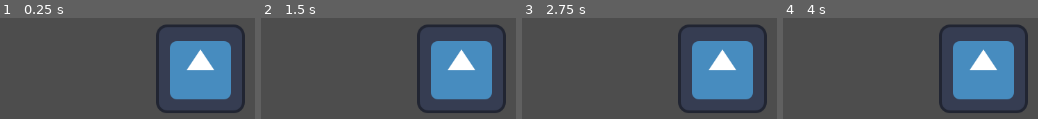
Above: before the commit, frames 1-4 (left to right).
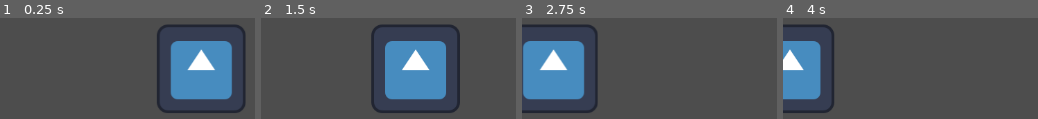
Above: after the commit, the same moments.

Repository: devkraoo/Gist
Game: Godot game, scene res://examples/BasicExample.tscn
The game is run twice, just before and just after one commit, with the same random seed, the same clock (stepped at 60 frames per second) and the same inputs. The project has no main scene, so this scene is started directly. The engine's default icon, where the game draws it, is replaced by a stand-in: a white triangle on a blue panel in a dark square.
Inputs:
- Up to frame 1 (0.25 s): no input
- Up to frame 2 (1.5 s): tap Enter at 0.5 s
- Up to frame 3 (2.75 s): no input
- Up to frame 4 (4 s): tap Space at 3.5 s

The runs differ from the first frame. In frame 1, 1.4% of the frame differs, in the area x 61-97%, y 9-92%; in frame 2, 26%; in frame 3, 34%, in the area x 0-97%, y 6-95%; in frame 4, 28%.
Error in both runs: Invalid access to property or key 'scene_file_path' on a base object of type 'Dictionary'. (res://src/core/Skeleton.gd:10)

Commit message:
Fixed getter/setter error in PropertyAccessor; now properly using the indexed reflection function

Diff:
--- a/src/Utils/PropertyAccessor.gd
+++ b/src/Utils/PropertyAccessor.gd
@@ -5,22 +5,22 @@
 
 func _init(builder: Builder):
 	target = builder.target
-	property = builder.property
+	property = ":".join(builder.properties)
 
 func setter(value):
-	target.set(property, value)
+	target.set_indexed(property, value)
 
 func getter():
-	return target.get(property)
+	return target.get_indexed(property)
 
 class Builder:
 	var target: Object
-	var property: String
+	var properties: Array[String] = []
 
 	func _init(_target: Object, _property: StringName):
 		target = _target
-		property = str(_property)
+		properties.append(str(_property))
 
 	func _get(_property: StringName):
-		property += str(_property)
+		properties.append(str(_property))
 		return self
